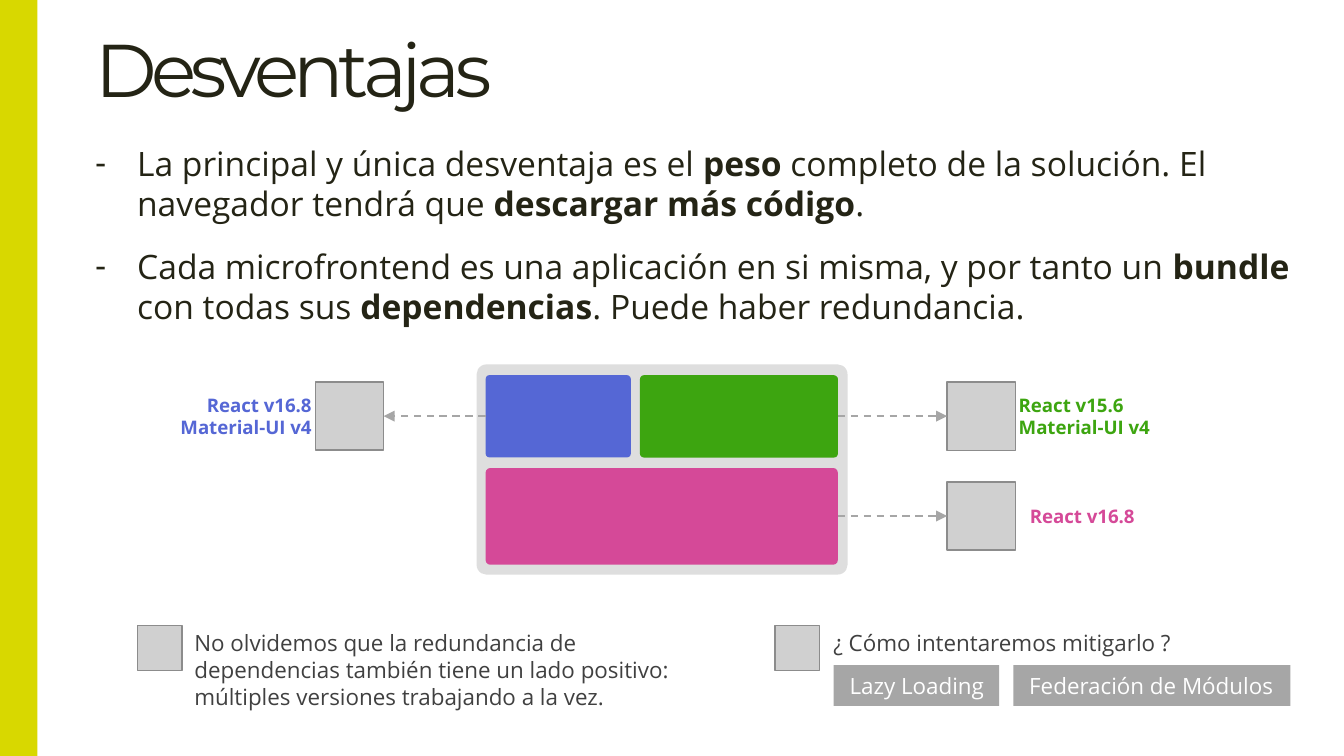
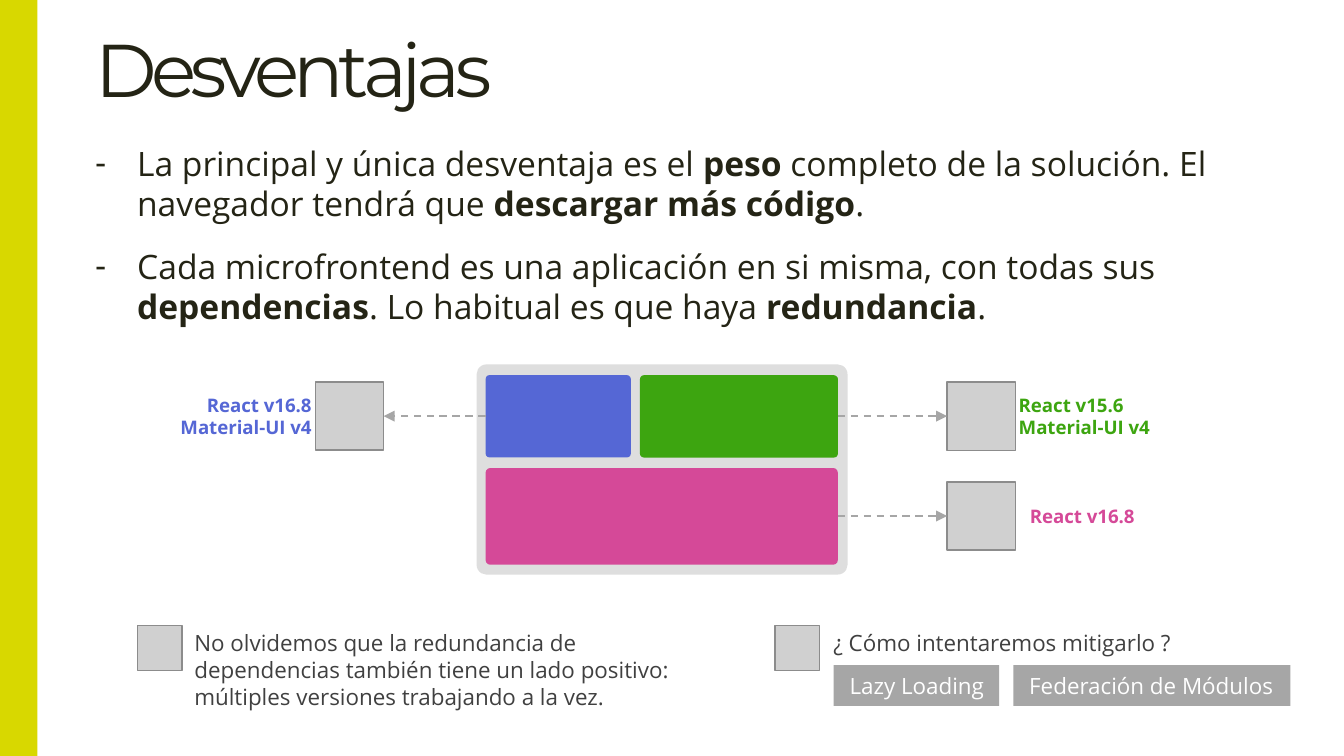
Before and after one commit to Lemoncode/master-frontend-lemoncode, a slide deck: slide 8 of 04-frameworks/16-microfrontends/00-teoría/00-introducción-a-microfrontends.pptx (slide 14 before the commit). Drawn at 1344x756 pixels with LibreOffice and Linux fonts; fonts in the diff are those of the drawing; grey boxes stand for pictures. Boxes give left, top, right and bottom in pixels: in the first picture for what was removed or moved away, otherwise in the second. Text is boxed around its words. In the diff, an @@ line names an element or a change of style, - is before the commit and + after.

```diff
--- a/04-frameworks/16-microfrontends/00-teoría/00-introducción-a-microfrontends.pptx
+++ b/04-frameworks/16-microfrontends/00-teoría/00-introducción-a-microfrontends.pptx
@@ text at (137, 253, 1156, 327): text changed @@
-– Cada microfrontend es una aplicación en si misma, y por tanto un bundle con todas sus dependencias. Puede haber redundancia.
+– Cada microfrontend es una aplicación en si misma, con todas sus dependencias. Lo habitual es que haya redundancia.
```
Also in this commit, not shown: 6 other slides changed, 3 slides added, 6 slides removed.
